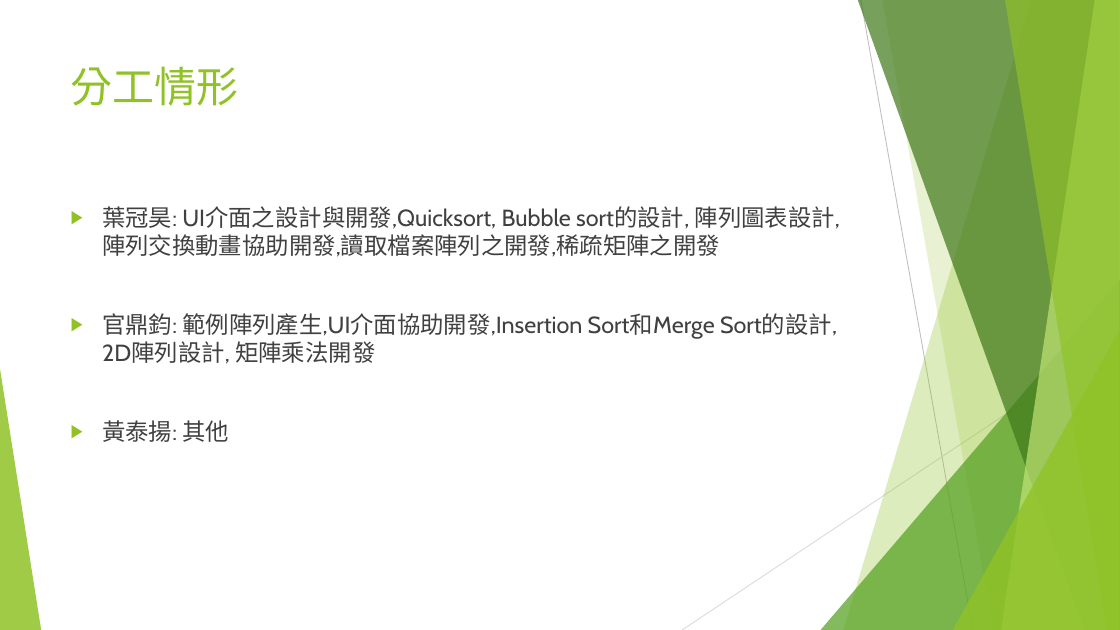
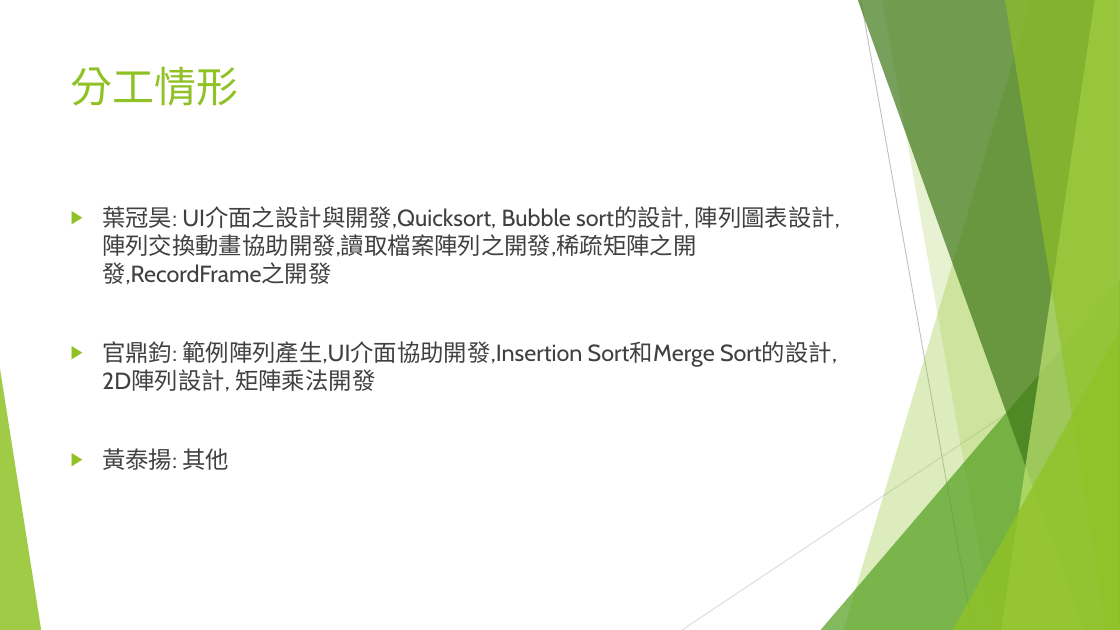
Before and after one commit to SUNGOD3/JAVA_TSJ, a slide deck: slide 11 of JAVA_TSJ.pptx. Drawn at 1120x630 pixels with LibreOffice and Linux fonts; fonts in the diff are those of the drawing. Boxes give left, top, right and bottom in pixels: in the first picture for what was removed or moved away, otherwise in the second. Text is boxed around its words. In the diff, an @@ line names an element or a change of style, - is before the commit and + after.

```diff
--- a/JAVA_TSJ.pptx
+++ b/JAVA_TSJ.pptx
@@ text at (x1=102, y1=206, x2=840, y2=285): text changed @@
-▶ 葉冠昊: UI介面之設計與開發,Quicksort, Bubble sort的設計, 陣列圖表設計, 陣列交換動畫協助開發,讀取檔案陣列之開發,稀疏矩陣之開發
+▶ 葉冠昊: UI介面之設計與開發,Quicksort, Bubble sort的設計, 陣列圖表設計, 陣列交換動畫協助開發,讀取檔案陣列之開發,稀疏矩陣之開發,RecordFrame之開發
```
